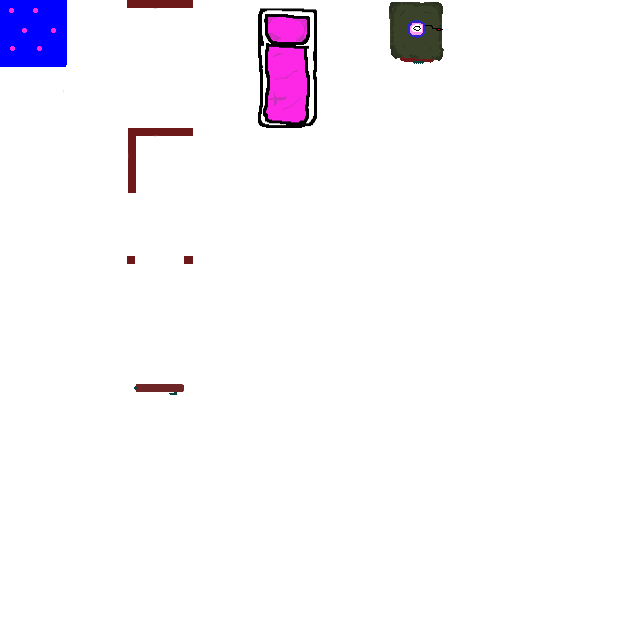
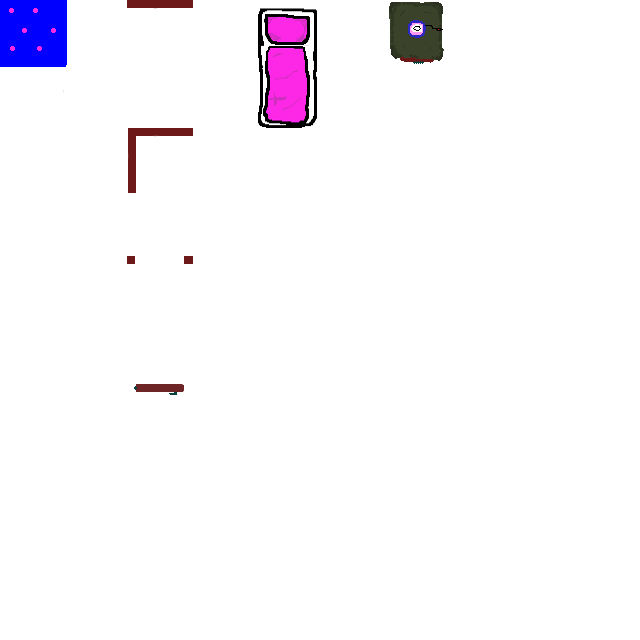
Before/after of a 640x640 layered artwork. What changed in the layer stack:
painted on "Background" over 265, 43, 309, 61
